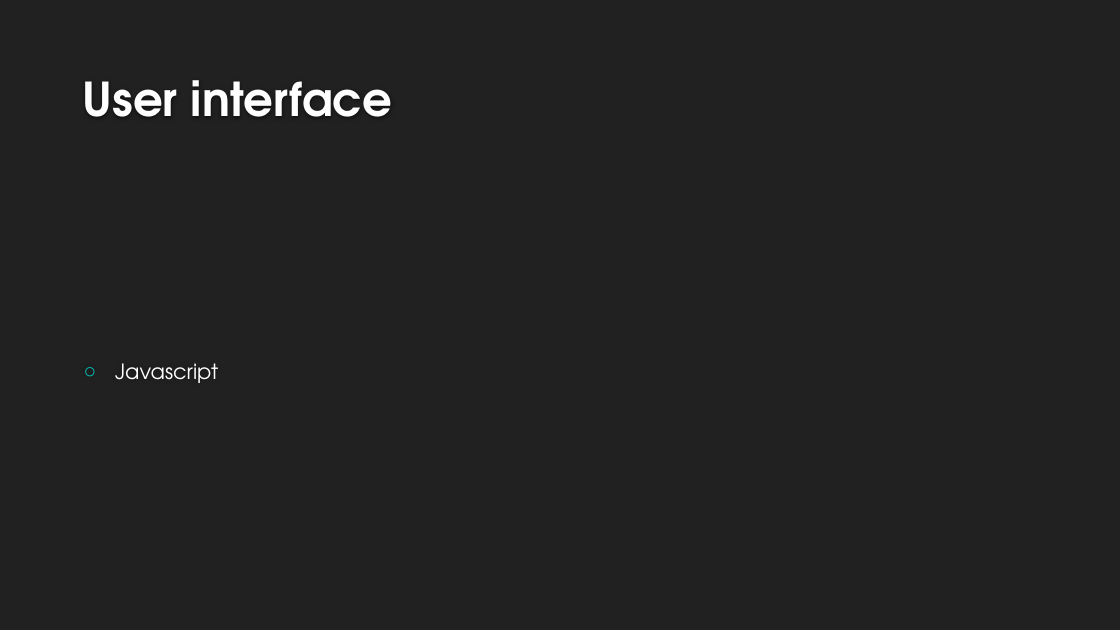
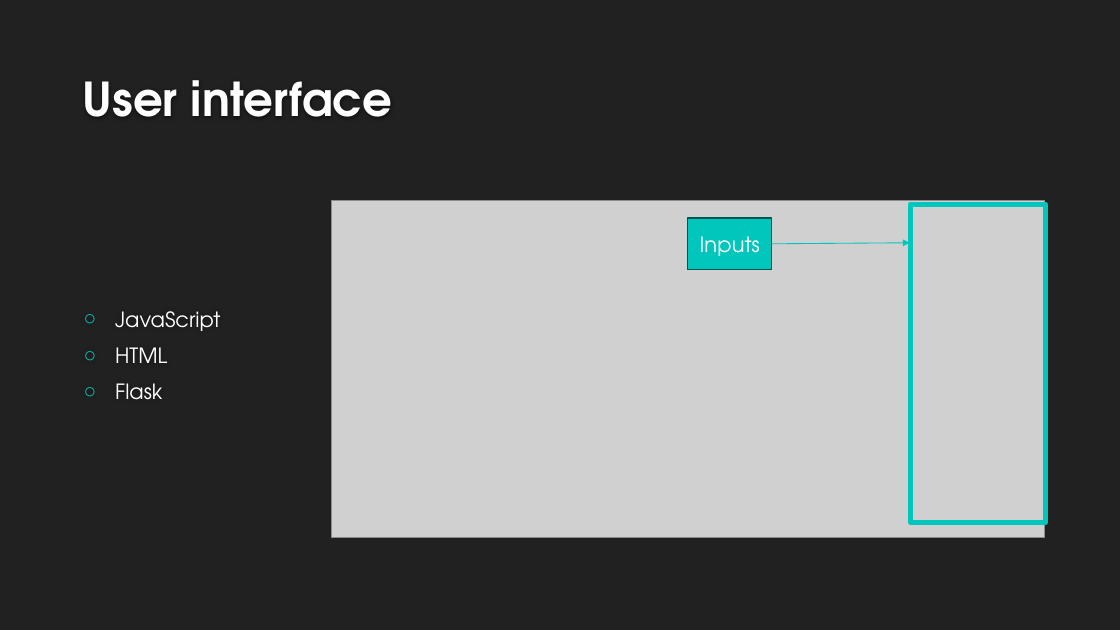
Before and after one commit to KavishNaran/Loan-risk---machine-learning, a slide deck: slide 11 of Credit Loan Presentation.pptx (slide 9 before the commit). Drawn at 1120x630 pixels with LibreOffice and Linux fonts; fonts in the diff are those of the drawing; grey boxes stand for pictures; background and template pictures are left out. Boxes give left, top, right and bottom in pixels: in the first picture for what was removed or moved away, otherwise in the second. Text is boxed around its words. In the diff, an @@ line names an element or a change of style, - is before the commit and + after.

Commit message:
added to presentation

```diff
--- a/Credit Loan Presentation.pptx
+++ b/Credit Loan Presentation.pptx
@@ picture added at [332, 200, 1045, 538] @@
@@ rectangle added at [911, 204, 1046, 523], outline #00C6BB 4.5 pt @@
@@ rectangle added at [688, 218, 772, 270], fill #00C6BB, outline #005752 1.25 pt, 18 pt, text #FFFFFF @@
+Inputs
@@ arrow added from (772, 244) to (910, 243), #00C6BB 0.75 pt @@
@@ text at [115, 311, 220, 400]: text changed @@
-○ Javascript
+○ JavaScript
+○ HTML
+○ Flask
```
Also in this commit, not shown: 2 other slides changed, 7 slides added, 6 slides removed, 1 other file.
